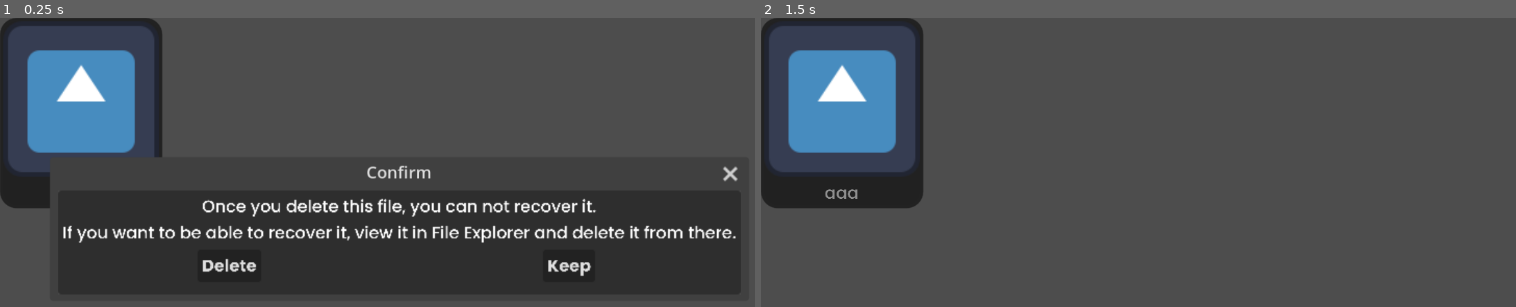
Above: before the commit, frames 1-2 (left to right).
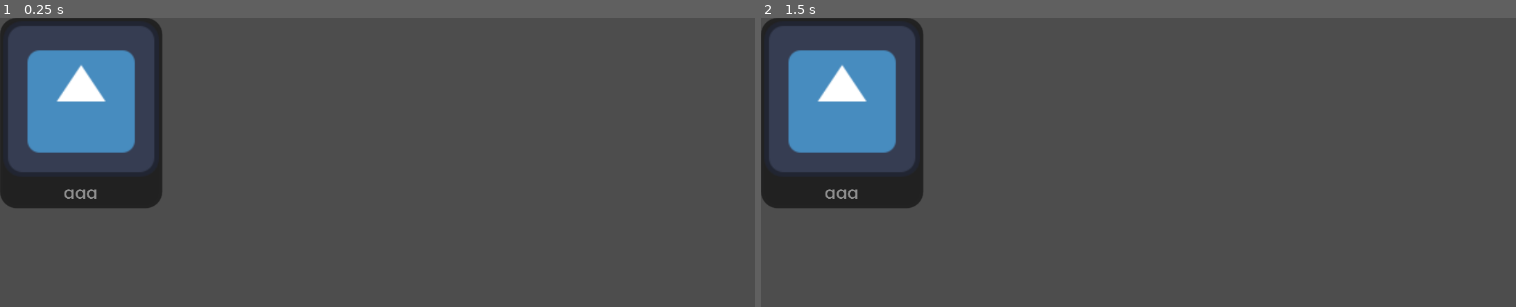
Above: after the commit, the same moments.

Repository: Shuflduf/Clip-Manager
Game: Godot game, scene res://clip.tscn
Same seed, same stepped clock (60 frames per second), same inputs: the game is played once before the commit and once after it. This scene is started directly instead of the project's main scene. The engine's default icon, where the game draws it, is replaced by a stand-in: a white triangle on a blue panel in a dark square.
Inputs (mouse positions are in pixels of both pictures, inside the frame that each line leads up to):
- Up to frame 1 (0.25 s): no input
- Up to frame 2 (1.5 s): tap Enter at 0.5 s; move the mouse to (844, 113) at 0.52 s; click (844, 113) at 0.67 s; tap Space at 1.25 s; move the mouse to (1002, 263) at 1.27 s; click (1002, 263) at 1.42 s

The runs differ from the first frame. In frame 1, 31% of the frame differs, in the area x 6-99%, y 48-96%; in frame 2, nothing differs.
Error in both runs: Invalid access to property or key 'clip_selected' on a base object of type 'Window'. (res://clip.gd:25)

Commit message:
threads suck

Diff:
--- a/clip.tscn
+++ b/clip.tscn
@@ -68,7 +68,6 @@
 title = "Confirm"
 initial_position = 1
 size = Vector2i(656, 100)
-visible = true
 borderless = false
 
 [node name="VBoxContainer" type="VBoxContainer" parent="RightClick/PopupPanel"]
--- a/main.gd
+++ b/main.gd
@@ -17,27 +17,25 @@
 		if !file.ends_with(".mp4"):
 			continue
 
-		var thumbnail_path = "user://cache/" + file.replace(".mp4", ".png")
-		var arguments = [
-					"-i", target_folder + "/" + file,
-					"-vf", "select=eq(n\\,0)",
-					"-q:v", "3",
-					ProjectSettings.globalize_path(thumbnail_path)
-				]
-
-		OS.execute("ffmpeg", arguments)
-
 		var new_clip = clip_scene.instantiate()
 		%Clips.add_child(new_clip)
+		new_clip.file_path = file
 
-		var image = Image.new()
-		var err = image.load(thumbnail_path)
-		if err != OK:
-			print(err)
-		var texture = ImageTexture.create_from_image(image)
-		new_clip.texture.texture = texture
+		var thumbnail_path = "user://cache/" + file.replace(".mp4", ".png")
+		var thumb_renderer = ThumbnailRenderer.new()
+		thumb_renderer.thread.start(
+			thumb_renderer.make_thumbnail.bind(
+				target_folder + "/" + file
+			)
+		)
 
-		new_clip.file_path = file
+		thumb_renderer.completed.connect(
+			set_texture.bind(
+				new_clip, thumbnail_path
+			)
+		)
+
+
 
 		var unix = FileAccess.get_modified_time(target_folder + "/" + file)
 		var time = Time.get_datetime_dict_from_unix_time(unix)
@@ -47,6 +45,13 @@
 				str(time["year"])
 		new_clip.label.text = time_string
 
+func set_texture(clip: Clip, image_path):
+	var image = Image.new()
+	var err = image.load(image_path)
+	if err != OK:
+		print(err)
+	var texture = ImageTexture.create_from_image(image)
+	clip.texture.texture = texture
 
 func _on_new_tag_pressed() -> void:
 	if active_clip == null:
@@ -87,7 +92,6 @@
 		filename += "-"
 	filename = filename.trim_suffix("-")
 	filename += ".mp4"
-	print(filename)
 	return filename
 
 
--- /dev/null
+++ b/thumbnail_renderer.gd
@@ -0,0 +1,24 @@
+class_name ThumbnailRenderer
+extends Node
+
+signal completed
+
+var thread: Thread = Thread.new()
+
+func make_thumbnail(video_filepath):
+	var thumbnail_path = "user://cache/" + (video_filepath.replace(".mp4", ".png"))
+	var arguments = [
+				"-i", video_filepath,
+				"-vf", "select=eq(n\\,0)",
+				"-q:v", "3",
+				ProjectSettings.globalize_path(thumbnail_path)
+			]
+	var output = []
+
+	OS.execute("ffmpeg", arguments, output, true)
+	print(output)
+	call_deferred(&"complete")
+
+func complete():
+	thread.wait_to_finish()
+	completed.emit()
